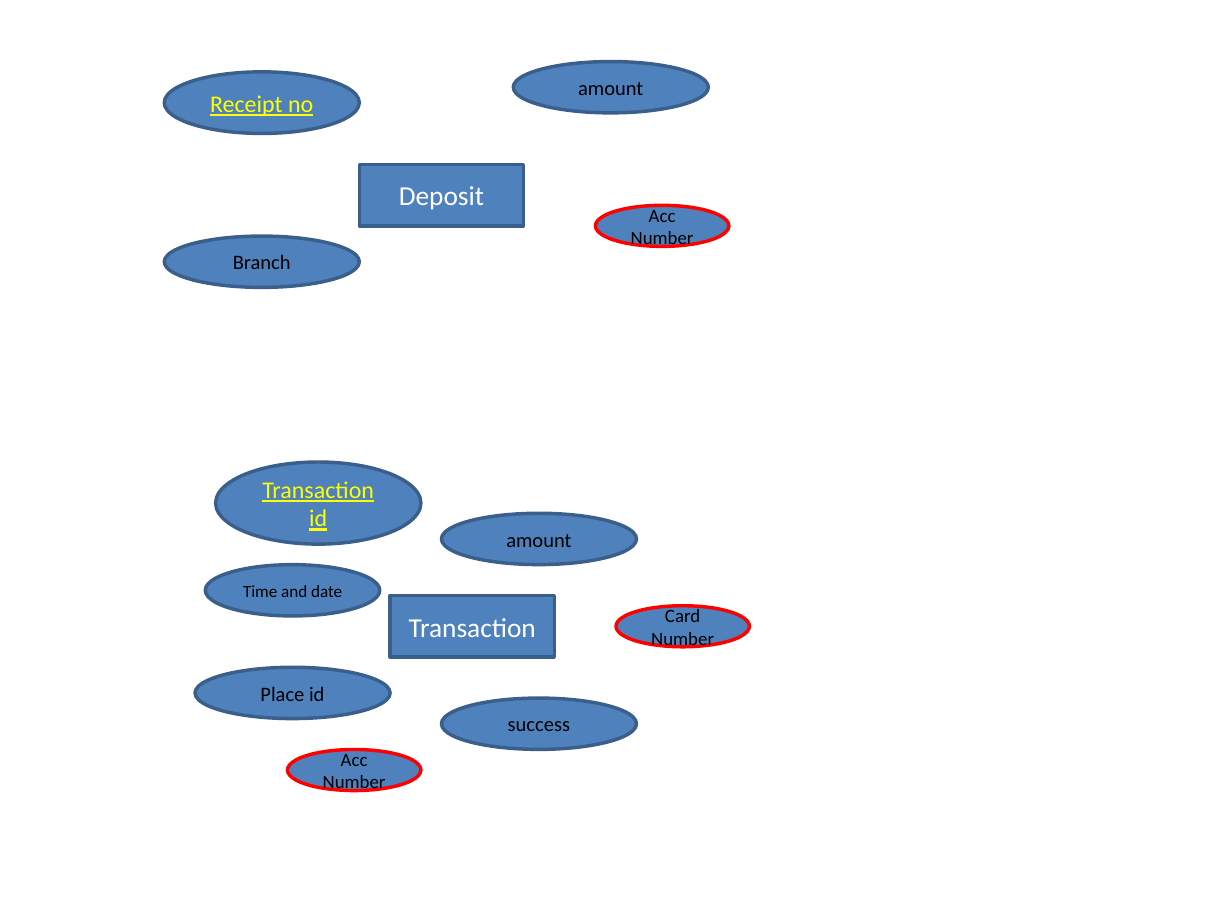
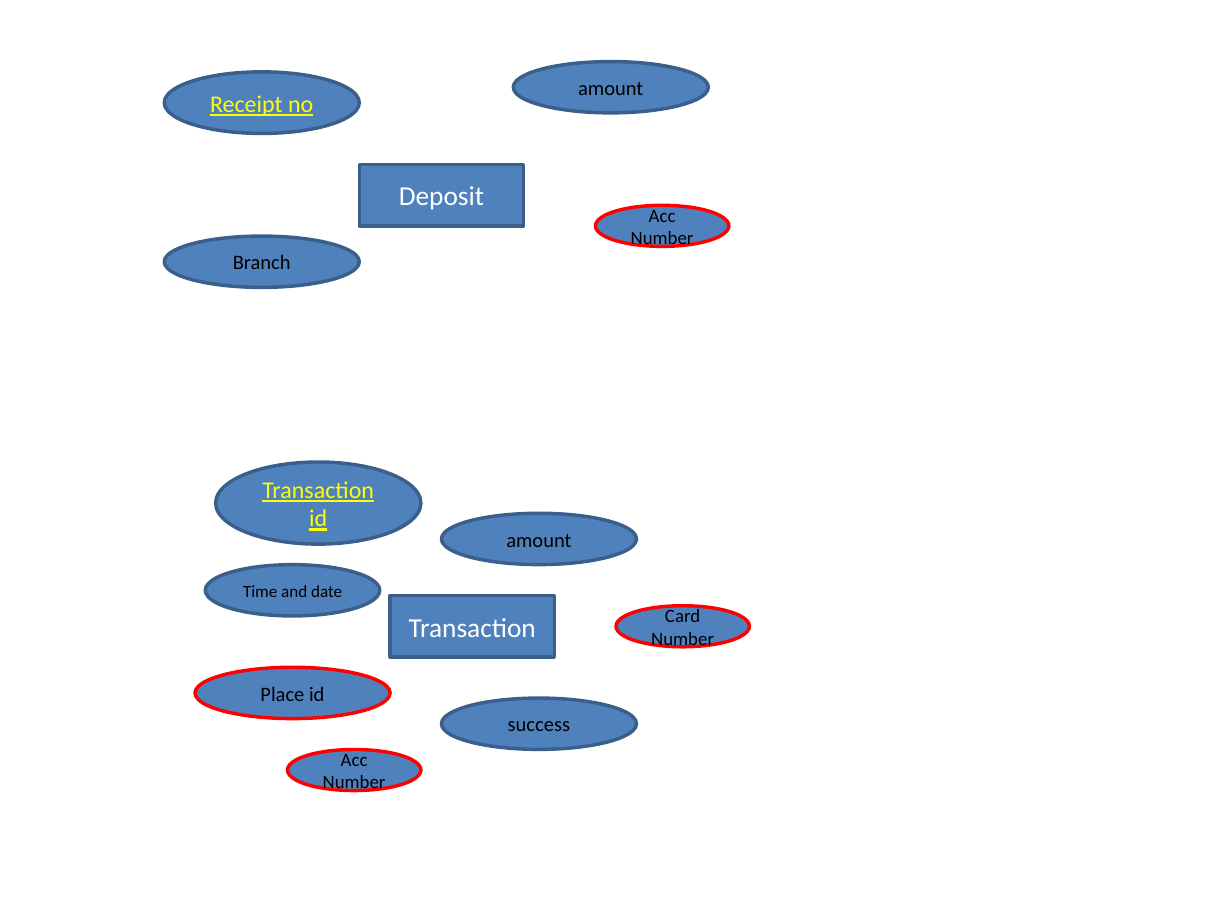
Before and after one commit to bidrohi462/bytecode, a slide deck: slide 2 of Erd.pptx. Drawn at 1232x924 pixels with LibreOffice and Linux fonts; fonts in the diff are those of the drawing. Boxes give left, top, right and bottom in pixels: in the first picture for what was removed or moved away, otherwise in the second. Text is boxed around its words. In the diff, an @@ line names an element or a change of style, - is before the commit and + after.

```diff
--- a/Erd.pptx
+++ b/Erd.pptx
@@ ellipse "Place id" at box(195, 668, 389, 719): outline #3A5F8C 2 pt to #FF0000 2 pt @@
```
Also in this commit, not shown: 1 other file.
